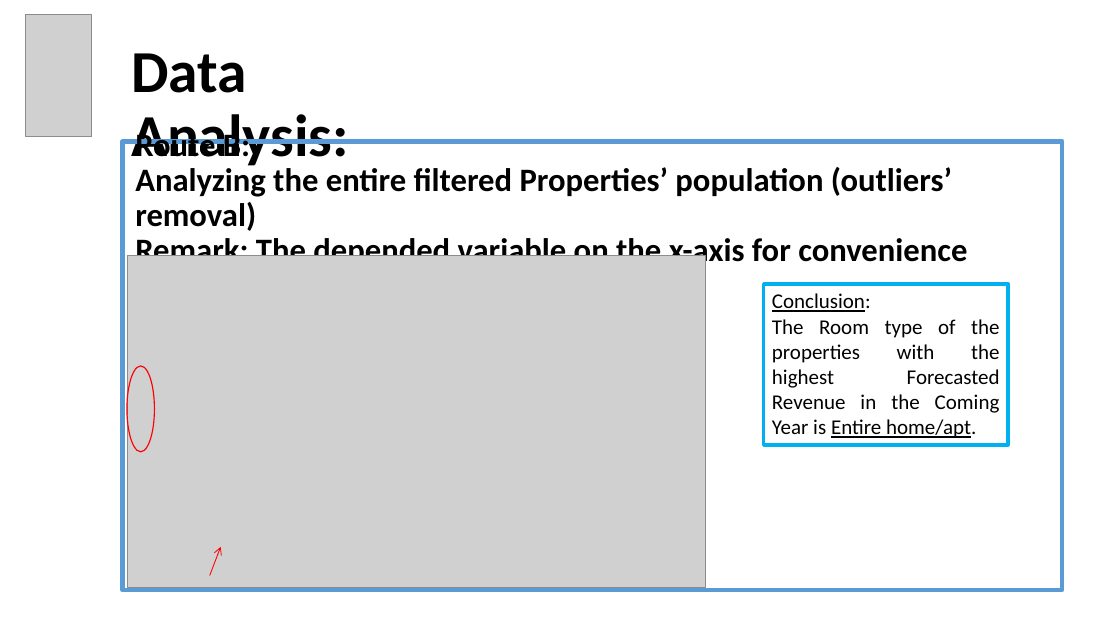
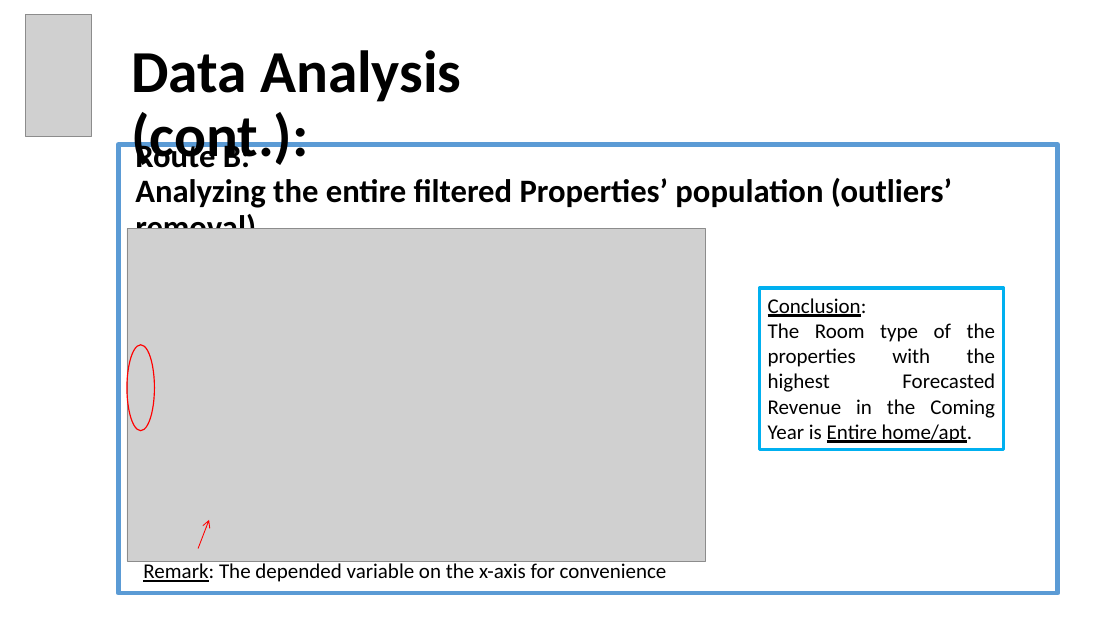
Before and after one commit to EyalVultz/Fianl-Project-Data-Analyst-Program-Hebrew-University-of-Jerusalem-Class-4-Group-2, a slide deck: slide 15 of Final Project Data Analyst Program Hebrew University of Jerusalem Class No. 4 Group 2.pptx. Drawn at 1120x630 pixels with LibreOffice and Linux fonts; fonts in the diff are those of the drawing; grey boxes stand for pictures. Boxes give left, top, right and bottom in pixels: in the first picture for what was removed or moved away, otherwise in the second. Text is boxed around its words. In the diff, an @@ line names an element or a change of style, - is before the commit and + after.

```diff
--- a/Final Project Data Analyst Program Hebrew University of Jerusalem Class No. 4 Group 2.pptx
+++ b/Final Project Data Analyst Program Hebrew University of Jerusalem Class No. 4 Group 2.pptx
@@ title at bbox=[131, 50, 462, 168]: text changed @@
-Data Analysis:
+Data Analysis (cont.):
@@ rectangle: place and size @@
-rectangle at bbox=[123, 141, 1062, 590]
+rectangle at bbox=[118, 145, 1058, 593]
@@ picture: place and size @@
-picture at bbox=[127, 255, 706, 588]
+picture at bbox=[127, 229, 706, 561]
@@ text at bbox=[135, 235, 967, 270]: paragraph removed @@
-Remark: The depended variable on the x-axis for convenience
@@ rectangle "Conclusion:": place and size @@
-rectangle "Conclusion:" at bbox=[764, 284, 1008, 445]
+rectangle "Conclusion:" at bbox=[760, 288, 1004, 450]
@@ ellipse: place and size @@
-ellipse at bbox=[127, 366, 155, 452]
+ellipse at bbox=[127, 344, 155, 430]
@@ arrow moved from (210, 576) - (221, 547) to (198, 549) - (209, 520) @@
@@ text added at bbox=[143, 561, 667, 582], 18 pt, text #000000 @@
+Remark: The depended variable on the x-axis for convenience
```
Also in this commit, not shown: 11 other slides changed.
